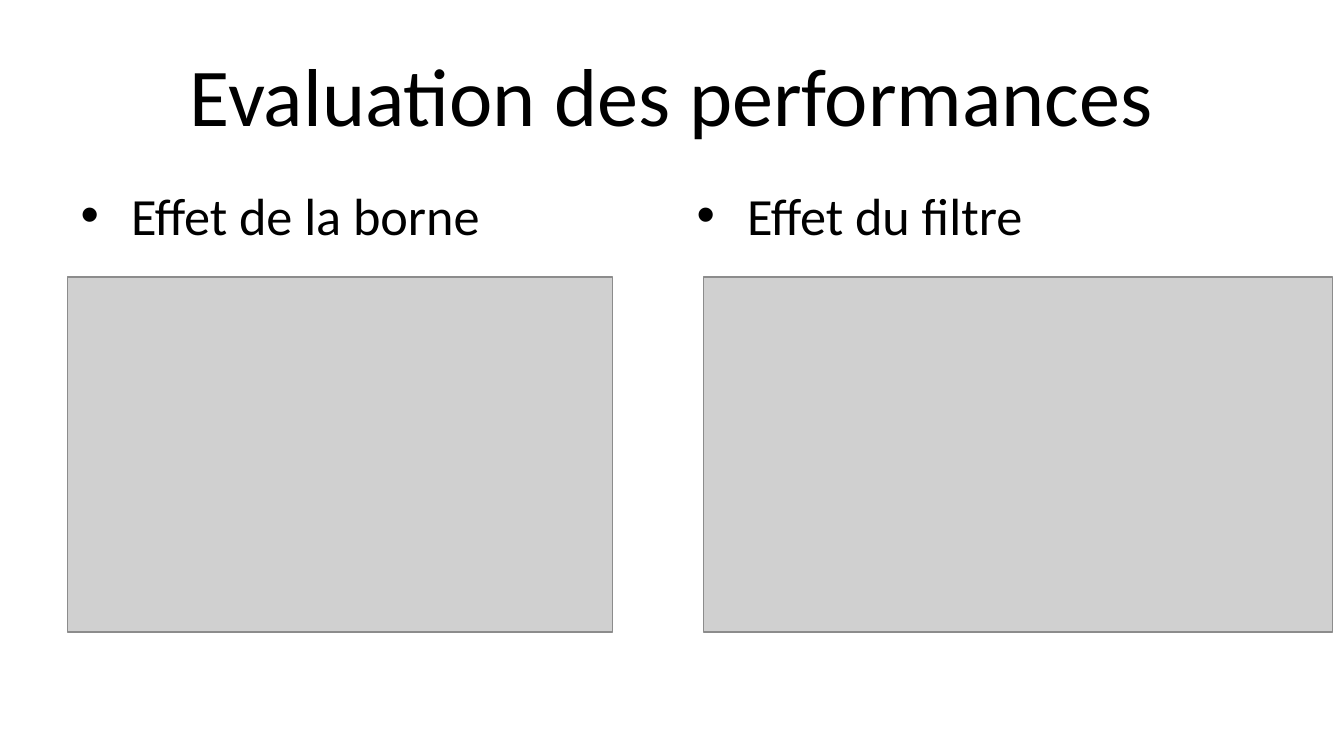
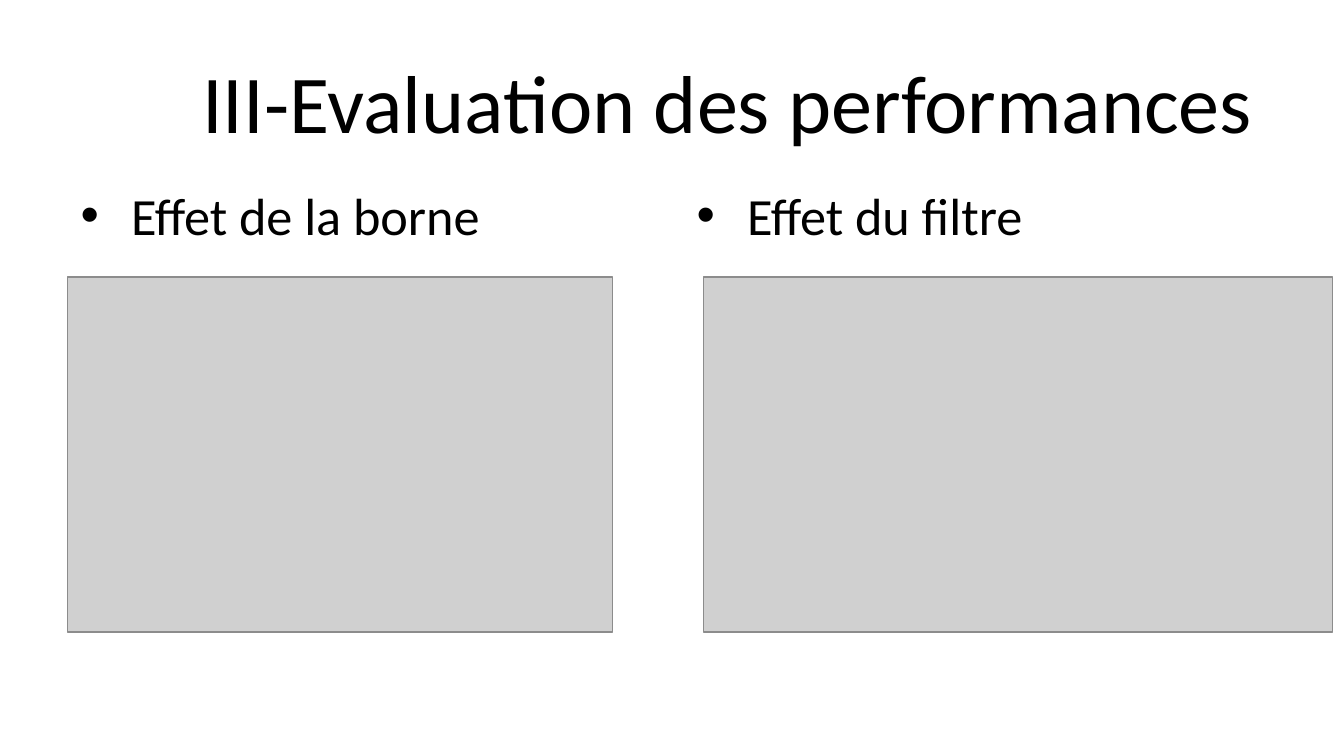
Before and after one commit to doriancoste/conflicts_resolution, a slide deck: slide 15 of presentation.pptx (slide 16 before the commit). Drawn at 1344x756 pixels with LibreOffice and Linux fonts; fonts in the diff are those of the drawing; grey boxes stand for pictures; background and template pictures are left out. Boxes give left, top, right and bottom in pixels: in the first picture for what was removed or moved away, otherwise in the second. Text is boxed around its words. In the diff, an @@ line names an element or a change of style, - is before the commit and + after.

```diff
--- a/presentation.pptx
+++ b/presentation.pptx
@@ title at box(202, 76, 1252, 147): text changed @@
-Evaluation des performances
+III-Evaluation des performances
```
Also in this commit, not shown: 8 other slides changed, 1 slide removed, 1 other file.
